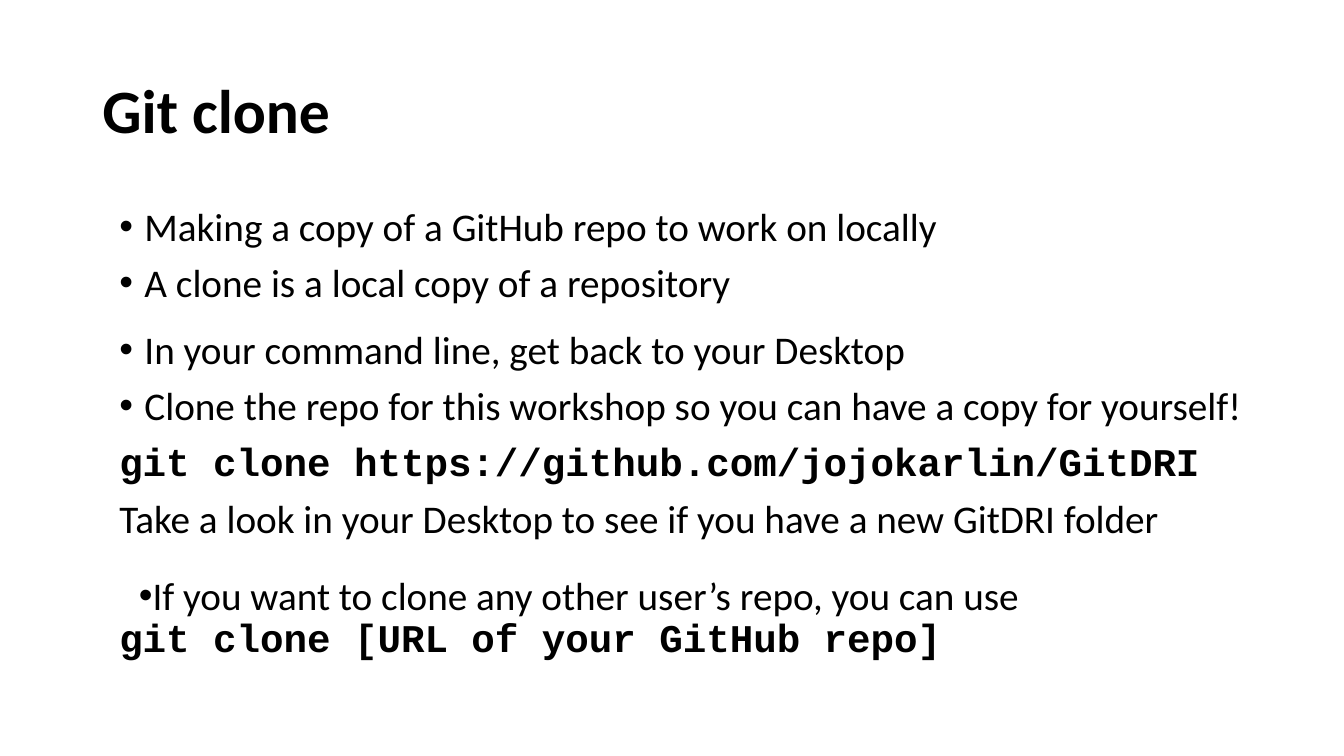
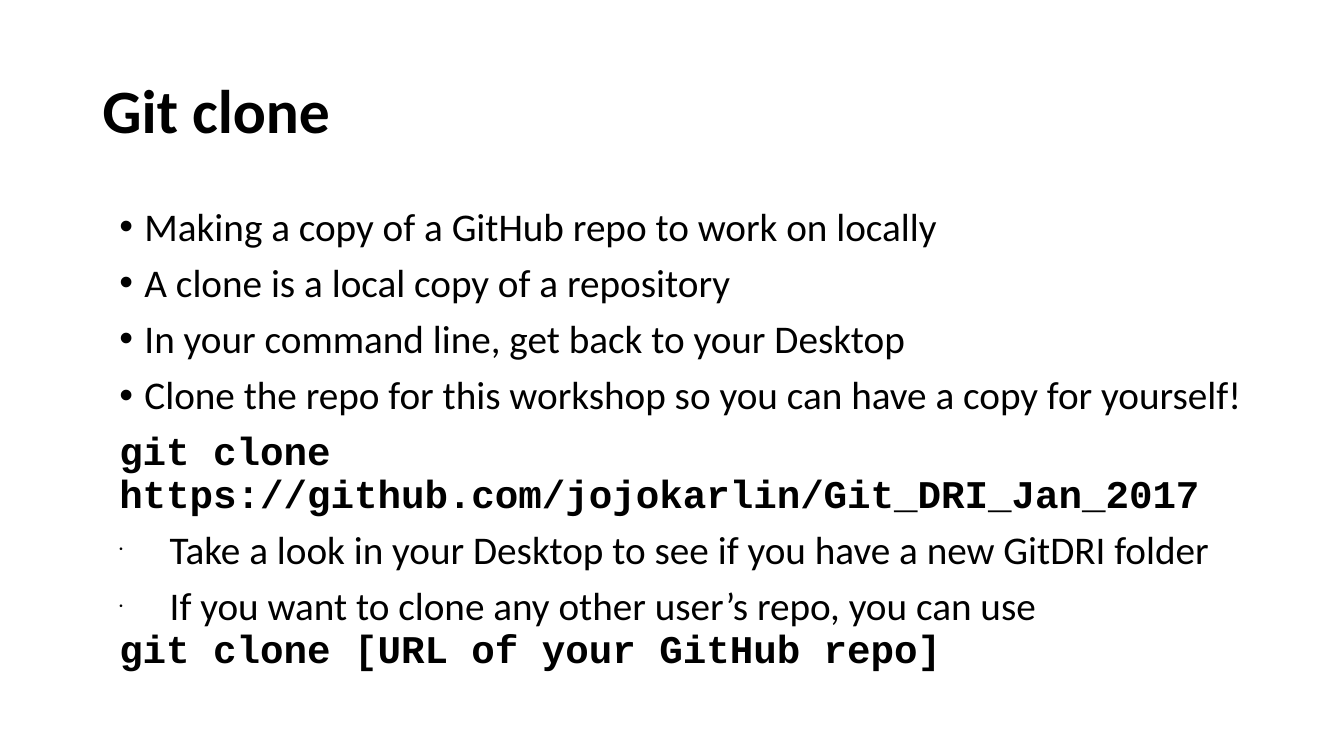
Before and after one commit to jojokarlin/Git_DRI_Jan_2017, a slide deck: slide 26 of GitPres.pptx. Drawn at 1344x756 pixels with LibreOffice and Linux fonts; fonts in the diff are those of the drawing. Boxes give left, top, right and bottom in pixels: in the first picture for what was removed or moved away, otherwise in the second. Text is boxed around its words. In the diff, an @@ line names an element or a change of style, - is before the commit and + after.

```diff
--- a/GitPres.pptx
+++ b/GitPres.pptx
@@ text "In your command line, get ...": place and size @@
-text "In your command line, get ..." at box(119, 336, 1241, 540)
+text "In your command line, get ..." at box(119, 325, 1241, 672)
@@ text at box(119, 437, 1199, 517): text changed @@
-git clone https://github.com/jojokarlin/GitDRI
+git clone https://github.com/jojokarlin/Git_DRI_Jan_2017
@@ text at box(170, 536, 1208, 571): bullet none to • @@
@@ text at box(119, 592, 1035, 672): paragraphs added @@
+• If you want to clone any other user’s repo, you can use
+git clone [URL of your GitHub repo]
@@ text removed at box(119, 582, 1018, 661) @@
-• If you want to clone any other user’s repo, you can use
-git clone [URL of your GitHub repo]
```
Also in this commit, not shown: 1 other slide changed, 5 other files.
